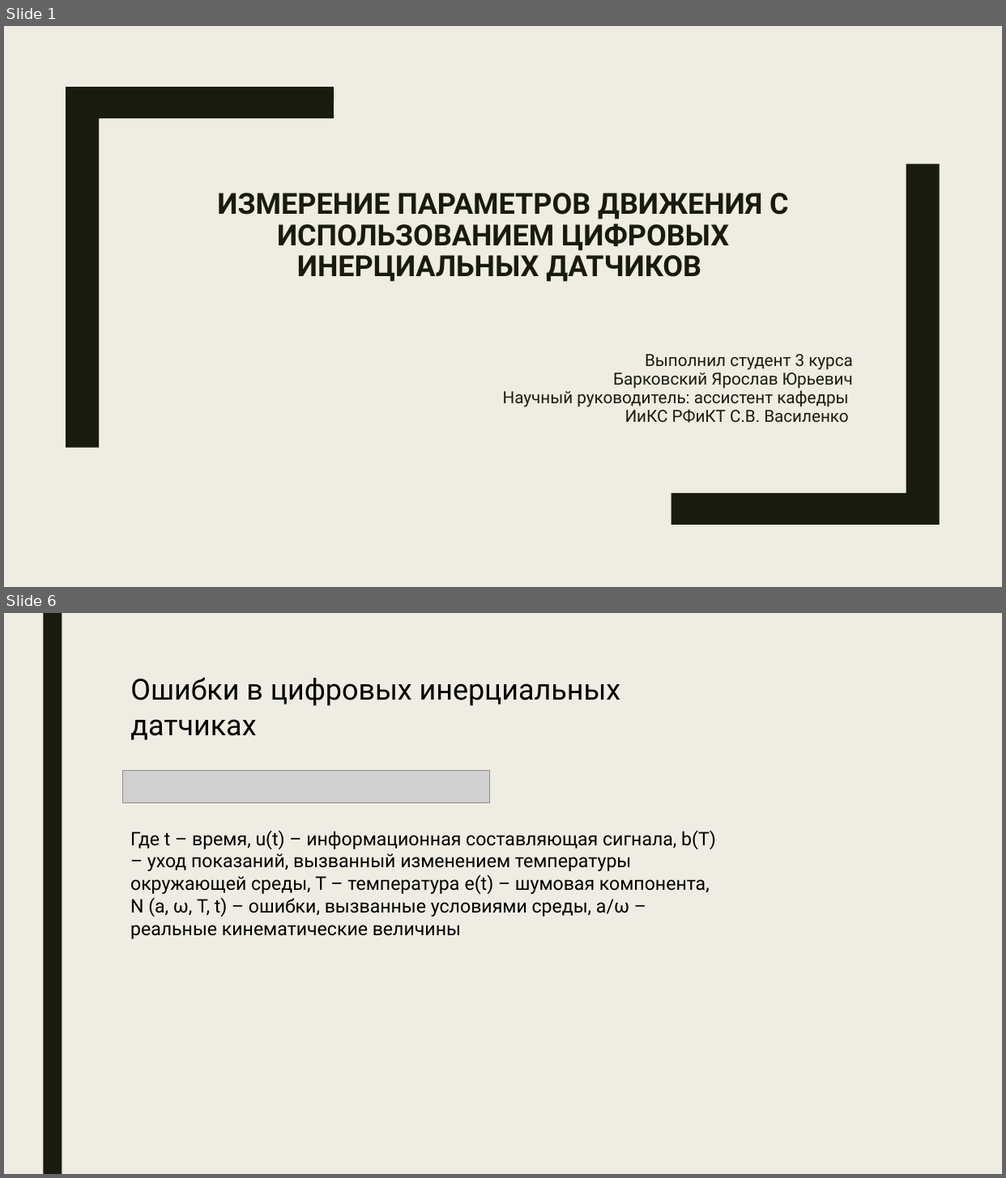
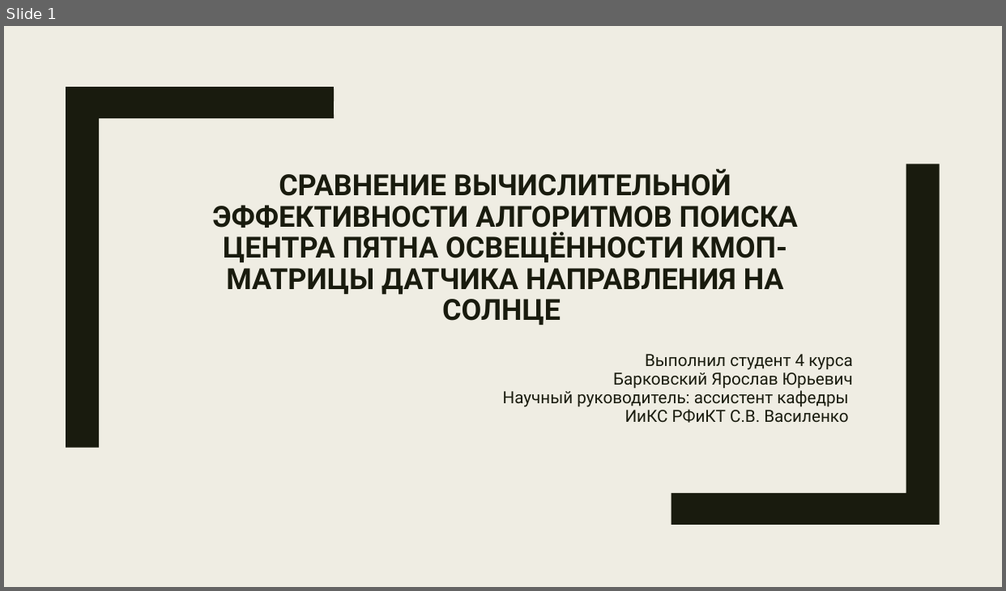
Before and after one commit to BarikQ/course_4, a slide deck: Презентация 5.pptx. Shown one above the other, each under a label of ours: slides 1 and 6 before the commit, slide 1 after it; the slides between them are not shown. The pictures are 1006x1178 and 1006x591 pixels, drawn with LibreOffice and Linux fonts; fonts in the diff are those of the drawing; grey boxes stand for pictures. Boxes give left, top, right and bottom in pixels: in the first picture for what was removed or moved away, otherwise in the second. Text is boxed around its words. In the diff, an @@ line names an element or a change of style, - is before the commit and + after.

```diff
--- a/Презентация 5.pptx
+++ b/Презентация 5.pptx
@@ slide 6 removed at bbox=[4, 613, 1002, 1174], background #EFEDE3 @@
@@ rectangle removed at bbox=[43, 613, 62, 1174] @@
@@ text removed at bbox=[130, 677, 621, 740] @@
-Ошибки в цифровых инерциальных датчиках
@@ picture removed at bbox=[123, 770, 490, 803] @@
@@ text removed at bbox=[130, 830, 716, 939] @@
-Где t – время, u(t) – информационная составляющая сигнала, b(T) – уход показаний, вызванный изменением температуры окружающей среды, T – температура e(t) – шумовая компонента, N (a, ω, T, t) – ошибки, вызванные условиями среды, a/ω – реальные кинематические величины
@@ slide 1 changed as well @@
@@ title at bbox=[212, 169, 798, 325]: text changed @@
-ИЗМЕРЕНИЕ ПАРАМЕТРОВ ДВИЖЕНИЯ С ИСПОЛЬЗОВАНИЕМ ЦИФРОВЫХ ИНЕРЦИАЛЬНЫХ ДАТЧИКОВ
+СРАВНЕНИЕ ВЫЧИСЛИТЕЛЬНОЙ ЭФФЕКТИВНОСТИ АЛГОРИТМОВ ПОИСКА ЦЕНТРА ПЯТНА ОСВЕЩЁННОСТИ КМОП-МАТРИЦЫ ДАТЧИКА НАПРАВЛЕНИЯ НА СОЛНЦЕ
@@ subtitle at bbox=[645, 354, 852, 370]: text changed @@
-Выполнил студент 3 курса
+Выполнил студент 4 курса
```
Also in this commit, not shown: 2 other slides changed, 13 slides added, 7 other slides removed, 1 other file.
